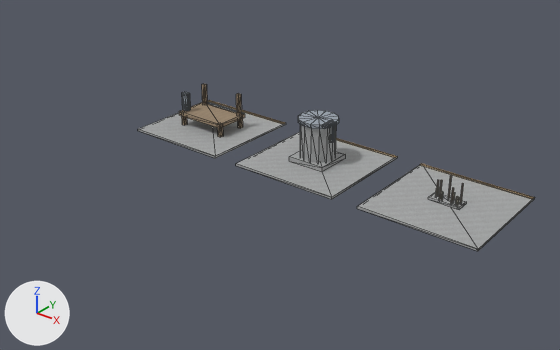
An edit to the glTF model development/levels/primitive-props-v1/site-kits/level_blockout_kit_wld_11_p03.glb, drawn before and after from the same camera.
One viewpoint serves both versions: a 50 mm camera at (20.1, -24.5, 15.9) aimed at (0.4, 0.0, 0.6). The lights are fixed; the arrows at lower left show +X, +Y and +Z. The older version comes first. Mesh edges are drawn as thin lines. Vertices at exactly the same position are counted once.

Names of what the first picture shows: 'level_blockout_kit_wld_11_p03'.
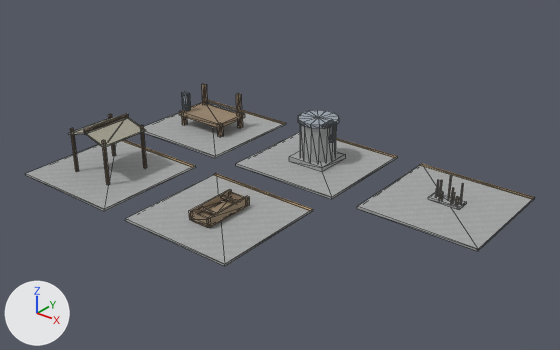
Changed parts and their boxes (x1, y1, x2, y2) in the pictures (560 x 350 px):
'level_blockout_kit_wld_11_p03', reshaped (28% wider, 9% taller)
    before: (138, 84, 535, 251)
    after: (26, 84, 535, 266)
part 1 of me_mourning_marsh_map_kit_contact_room, added
    after: (26, 141, 196, 211)
part 2 of me_mourning_marsh_map_kit_contact_room, added
    after: (125, 175, 313, 266)
part 3 of me_mourning_marsh_map_kit_contact_room, added
    after: (123, 140, 195, 167)
part 4 of me_mourning_marsh_map_kit_contact_room, added
    after: (214, 174, 313, 211)
part 5 of me_mourning_marsh_map_kit_contact_room, added
    after: (108, 114, 116, 156)
part 6 of me_mourning_marsh_map_kit_contact_room, added
    after: (70, 128, 79, 172)
part 7 of me_mourning_marsh_map_kit_contact_room, added
    after: (140, 125, 147, 168)
part 8 of me_mourning_marsh_map_kit_contact_room, added
    after: (102, 140, 110, 185)
part 9 of me_mourning_marsh_map_kit_contact_room, added
    after: (83, 114, 128, 132)
part 10 of me_mourning_marsh_map_kit_contact_room, added
    after: (192, 200, 234, 227)
part 11 of me_mourning_marsh_map_kit_contact_room, added
    after: (189, 189, 232, 220)
part 12 of me_mourning_marsh_map_kit_contact_room, added (brown)
    after: (207, 196, 249, 228)
part 13 of me_mourning_marsh_map_kit_contact_room, added
    after: (229, 192, 244, 200)
part 14 of me_mourning_marsh_map_kit_contact_room, added
    after: (192, 211, 208, 224)
part 15 of me_mourning_marsh_map_kit_contact_room, added
    after: (221, 195, 239, 203)
part 16 of me_mourning_marsh_map_kit_contact_room, added
    after: (199, 207, 217, 215)
part 17 of me_mourning_marsh_map_kit_contact_room, added
    after: (69, 117, 146, 148)

The change, as a list of edits to the scene's bpy script:
```text
Add img_image_5:
    img_image_5 = load_image('Image_5', '_unpacked/Image_5', 32, 32, 'sRGB')
Add mat_blockout_dark:
    mat_blockout_dark = bpy.data.materials.new('blockout_dark')
    # colours: grey #697379
    # uses the picture img_image_5
Change me_mourning_marsh_map_kit_contact_room:
    used by ob_level_blockout_kit_wld_11_p03; location = (0.0, 0.0, 0.0)
    remove me_mourning_marsh_map_kit_contact_room.from_pydata(...)  # 360 vertices, 600 faces; spans x -9.8..9.8, y 0.7..6.3, z -0.1..2.3
    add me_mourning_marsh_map_kit_contact_room.from_pydata(...)  # 512 vertices, 828 faces; spans x -9.8..9.8, y -6.3..6.3, z -0.1..2.4
    me_mourning_marsh_map_kit_contact_room part 1: a new loose piece, a box spanning x -9.825..-4.175, y -6.3..-0.7, z -0.11..-0.01, in mat_blockout_stone
    me_mourning_marsh_map_kit_contact_room part 2: a new loose piece, a box spanning x -2.825..2.825, y -6.3..-0.7, z -0.11..-0.01, in mat_blockout_stone
    me_mourning_marsh_map_kit_contact_room part 3: a new loose piece, a box spanning x -9.825..-4.175, y -0.89..-0.71, z -0.013..0.002, in mat_blockout_accent
    me_mourning_marsh_map_kit_contact_room part 4: a new loose piece, a box spanning x -2.825..2.825, y -0.89..-0.71, z -0.013..0.002, in mat_blockout_accent
    me_mourning_marsh_map_kit_contact_room part 5: a new loose piece, a box spanning x -8.17..-8.07, y -2.42..-2.32, z 0.0..2.18, in mat_blockout_wood
    me_mourning_marsh_map_kit_contact_room part 6: a new loose piece, a box spanning x -8.17..-8.07, y -4.68..-4.57, z 0.0..2.18, in mat_blockout_wood
    me_mourning_marsh_map_kit_contact_room part 7: a new loose piece, a box spanning x -5.93..-5.83, y -2.425..-2.315, z 0.0..2.18, in mat_blockout_wood
    me_mourning_marsh_map_kit_contact_room part 8: a new loose piece, a box spanning x -5.93..-5.83, y -4.685..-4.575, z 0.0..2.18, in mat_blockout_wood
    me_mourning_marsh_map_kit_contact_room part 9: a new loose piece, a box spanning x -7.05..-6.95, y -4.78..-2.22, z 2.34..2.44, in mat_blockout_wood
    me_mourning_marsh_map_kit_contact_room part 10: a new loose piece, a box spanning x -0.44..0.44, y -4.74..-2.27, z 0.05..0.19, in mat_blockout_wood
    me_mourning_marsh_map_kit_contact_room part 11: a new loose piece, a box spanning x -0.56..-0.46, y -4.76..-2.24, z 0.07..0.49, in mat_blockout_wood
    me_mourning_marsh_map_kit_contact_room part 12: a new loose piece, a box spanning x 0.46..0.56, y -4.76..-2.24, z 0.07..0.49, in mat_blockout_wood
    me_mourning_marsh_map_kit_contact_room part 13: a new loose piece, a box spanning x -0.49..0.49, y -2.4..-2.28, z 0.09..0.44, in mat_blockout_wood
    me_mourning_marsh_map_kit_contact_room part 14: a new loose piece, a box spanning x -0.49..0.49, y -4.72..-4.6, z 0.09..0.44, in mat_blockout_wood
    me_mourning_marsh_map_kit_contact_room part 15: a new loose piece, a box spanning x -0.465..0.465, y -2.92..-2.72, z 0.377..0.442, in mat_blockout_wood
    me_mourning_marsh_map_kit_contact_room part 16: a new loose piece, a box spanning x -0.465..0.465, y -4.28..-4.08, z 0.377..0.442, in mat_blockout_wood
    me_mourning_marsh_map_kit_contact_room part 17
    8 vertices are added at x -8.2..-5.8, y -2.2, z 1.9..2.3
    8 new vertices lie (0.0, -2.6, 0.0) away from vertices in x -8.2..-5.8, y -2.2, z 1.9..2.3
    24 new faces join them, mat_blockout_canvas
    other edits to the shape of me_mourning_marsh_map_kit_contact_room do not show in these pictures
    add me_mourning_marsh_map_kit_contact_room.materials.append(mat_blockout_dark)
```
